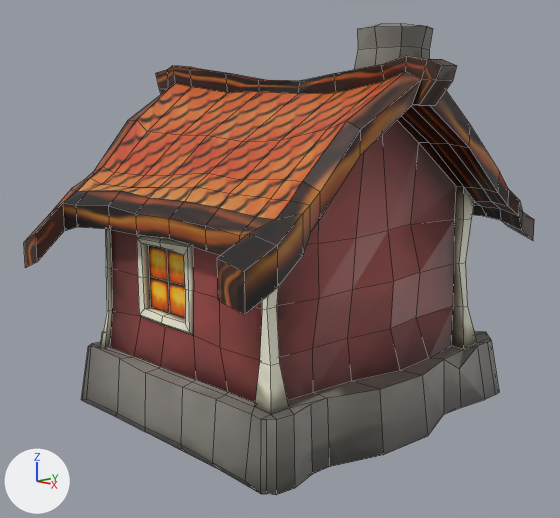
What one commit did to the Blender file blender/cottage_woodbeams.blend.
Both versions are drawn from a 50 mm lens placed at (10.54, -10.17, 5.04), pointed at (-0.05, 0.0, 2.26). The axes (+X, +Y, +Z) are drawn at lower left. The lights are the same throughout. Mesh edges are drawn as thin lines.
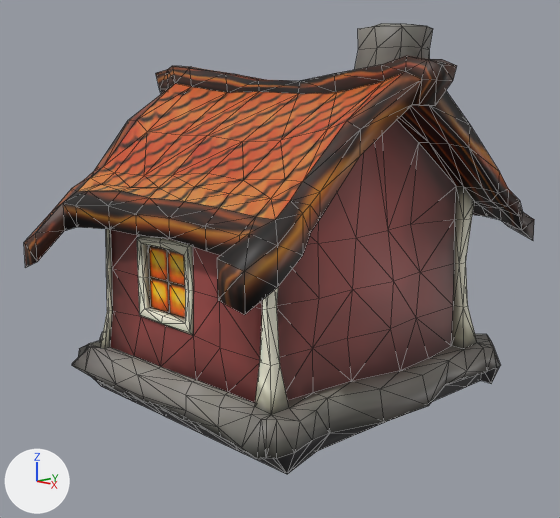
Pixel boxes (x1, y1, x2, y2) of what changed, in the pictures (560 x 518 px; the box of a moved part takes in the faces that stretch with it):
'Cube', reshaped
    before: (24, 23, 534, 495)
    after: (24, 23, 534, 474)
part 1 of me_cube_001, moved or reshaped
    before: (82, 330, 499, 495)
    after: (72, 332, 501, 474)

The change in detail:
me_cube_001 is used by ob_cube; location (0.0, 0.0, 0.0).
me_cube_001 had 738 vertices, 736 faces and spanned x -3.76..3.64, y -3.68..4.08, z -0.55..6.58.
me_cube_001 now has 738 vertices, 1472 faces and spans x -3.76..3.64, y -3.68..4.08, z -0.37..6.58.
me_cube_001 part 1: 99 vertices moved from x -3.51..3.11, y -2.94..3.67, z -0.55..0.61 to x -3.51..3.11, y -3.09..3.67, z -0.37..0.59; 26 vertices removed from x -3.35..2.75, y -2.94..3.38, z -0.55..0.55; 26 vertices added at x -3.35..2.89, y -3.01..3.44, z -0.37..0.55.
me_cube_001 part 2: the surface is now shaded smooth.
